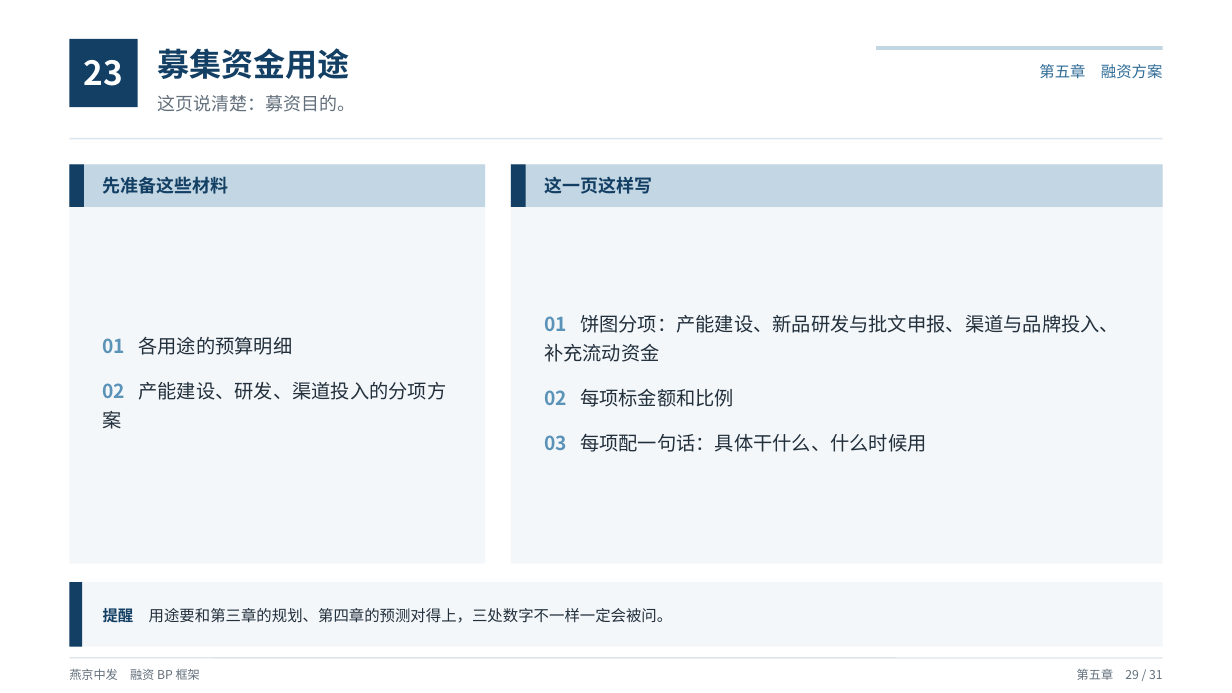
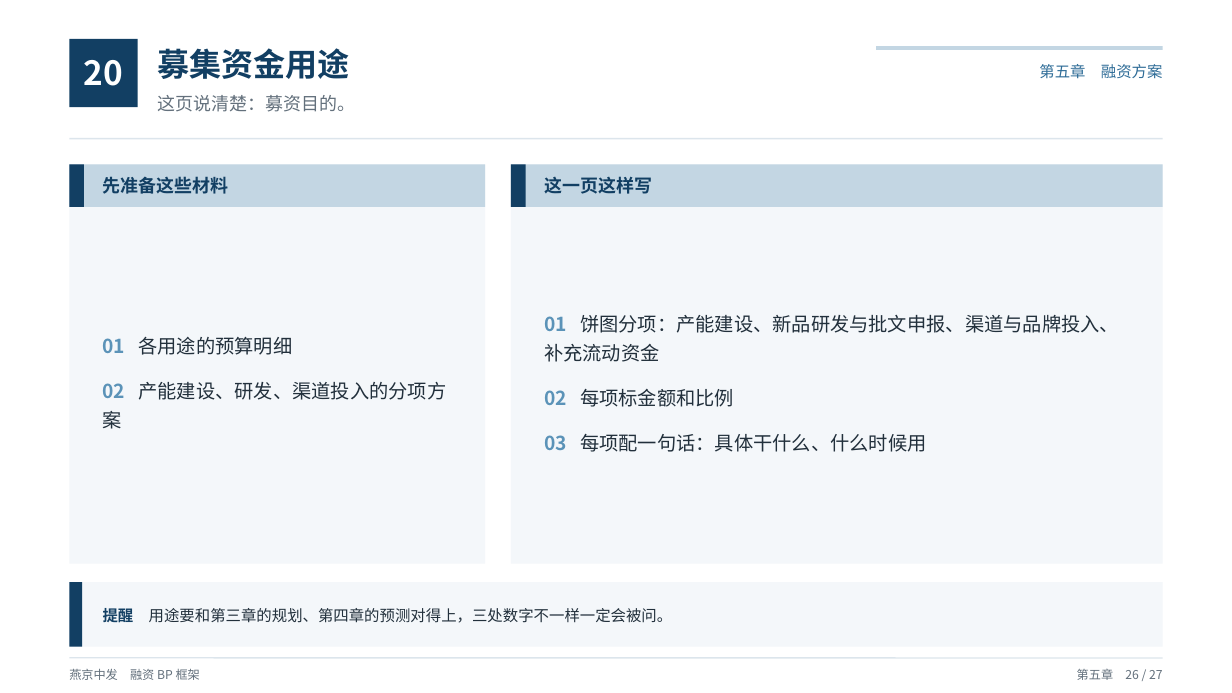
Before and after one commit to xid013-ux/JXD, a slide deck: slide 27 of output/BP框架/燕京中发融资BP框架（教学版）.pptx (slide 30 before the commit). Drawn at 1232x693 pixels with LibreOffice and Linux fonts; fonts in the diff are those of the drawing. Boxes give left, top, right and bottom in pixels: in the first picture for what was removed or moved away, otherwise in the second. Text is boxed around its words. In the diff, an @@ line names an element or a change of style, - is before the commit and + after.

```diff
--- a/output/BP框架/燕京中发融资BP框架（教学版）.pptx
+++ b/output/BP框架/燕京中发融资BP框架（教学版）.pptx
@@ text at (84,60,123,86): text changed @@
-23
+20
@@ text at (1077,669,1162,680): text changed @@
-第五章 29 / 31
+第五章 26 / 27
```
Also in this commit, not shown: 27 other slides changed, 4 slides removed, 5 other files.
